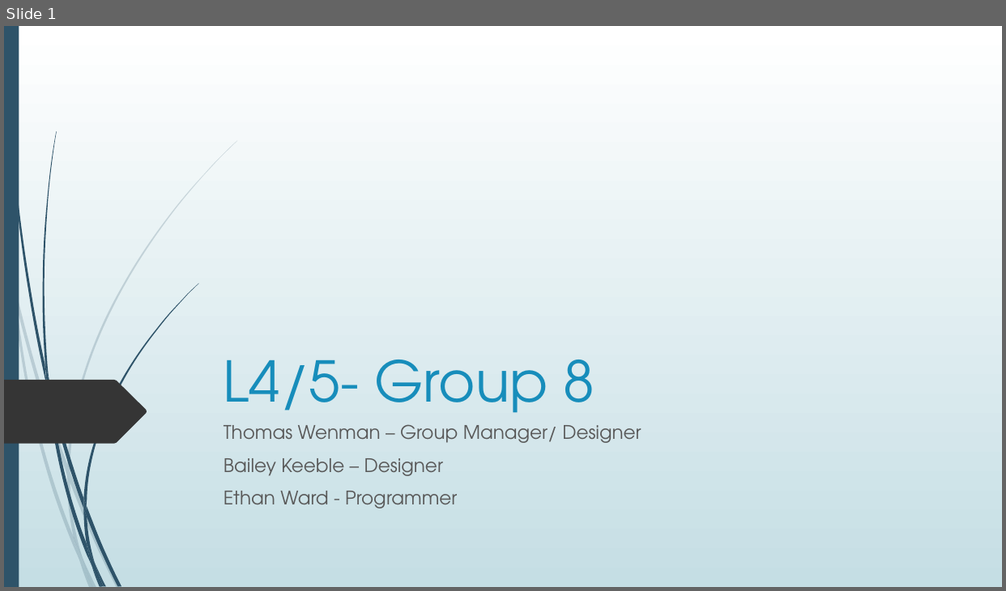
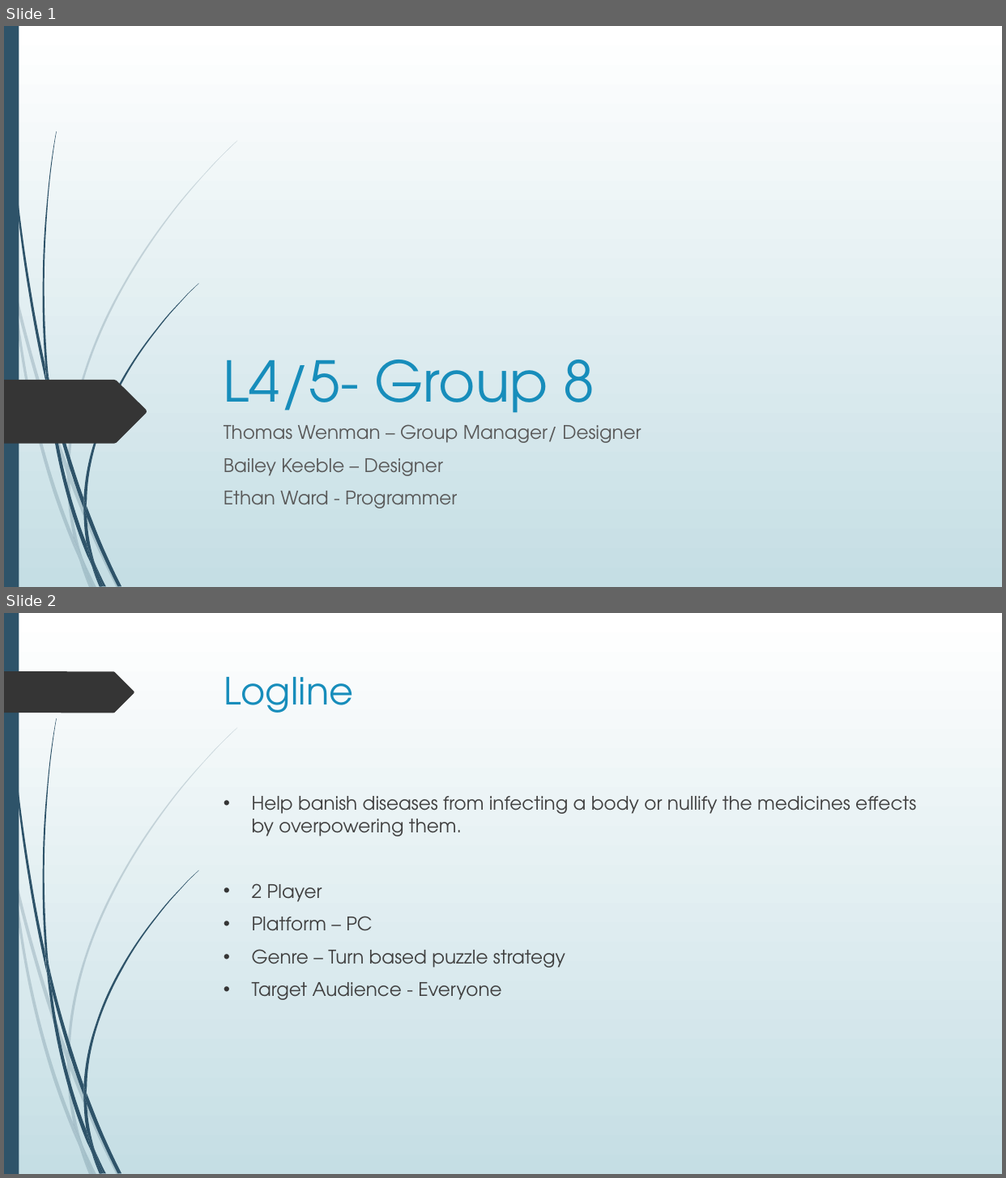
Before and after one commit to UoSGamesGroups/second-semester-s2-level-4-5-group-8, a slide deck: Presentations/First Presentation.pptx. Shown one above the other, each under a label of ours: slide 1 before the commit, slides 1 and 2 after it. The pictures are 1006x591 and 1006x1178 pixels, drawn with LibreOffice and Linux fonts; fonts in the diff are those of the drawing. Boxes give left, top, right and bottom in pixels: in the first picture for what was removed or moved away, otherwise in the second. Text is boxed around its words. In the diff, an @@ line names an element or a change of style, - is before the commit and + after.

```diff
--- a/Presentations/First Presentation.pptx
+++ b/Presentations/First Presentation.pptx
@@ slide 2 added at (x1=4, y1=613, x2=1002, y2=1174), background gradient #FFFFFF to #C5DEE5; not listed: 23 template elements that a slide beside it also shows @@
@@ freeform shape added at (x1=4, y1=671, x2=134, y2=713), fill #353535 @@
@@ title added at (x1=224, y1=677, x2=353, y2=713), 36 pt, text #178DBB @@
+Logline
@@ text added at (x1=252, y1=796, x2=916, y2=1000), 18 pt, text #404040 @@
+• Help banish diseases from infecting a body or nullify the medicines effects by overpowering them.
+• 2 Player
+• Platform – PC
+• Genre – Turn based puzzle strategy
+• Target Audience - Everyone
```
Also in this commit, not shown: 2 slides changed, 7 other slides added, 3 slides removed, 1 other file.
